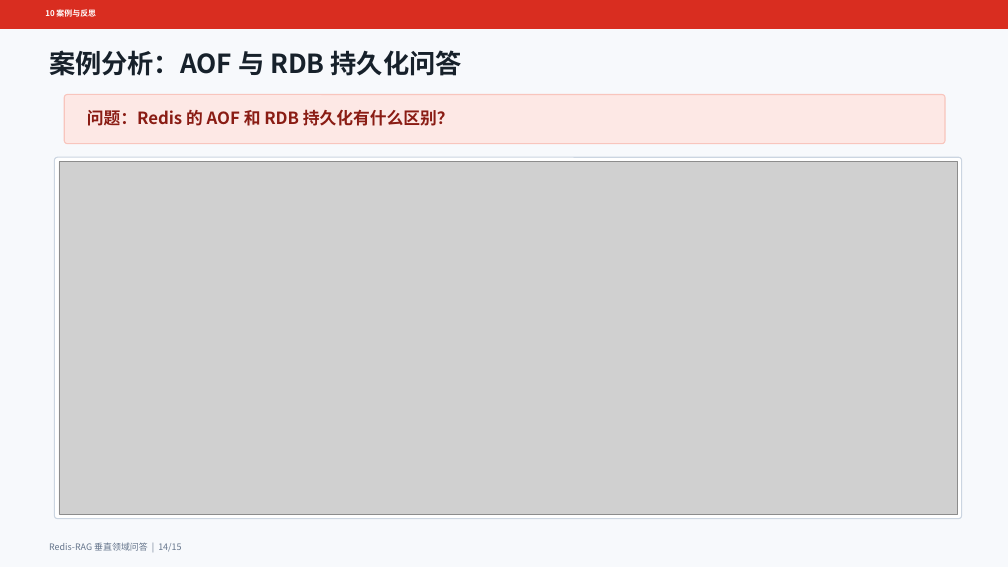
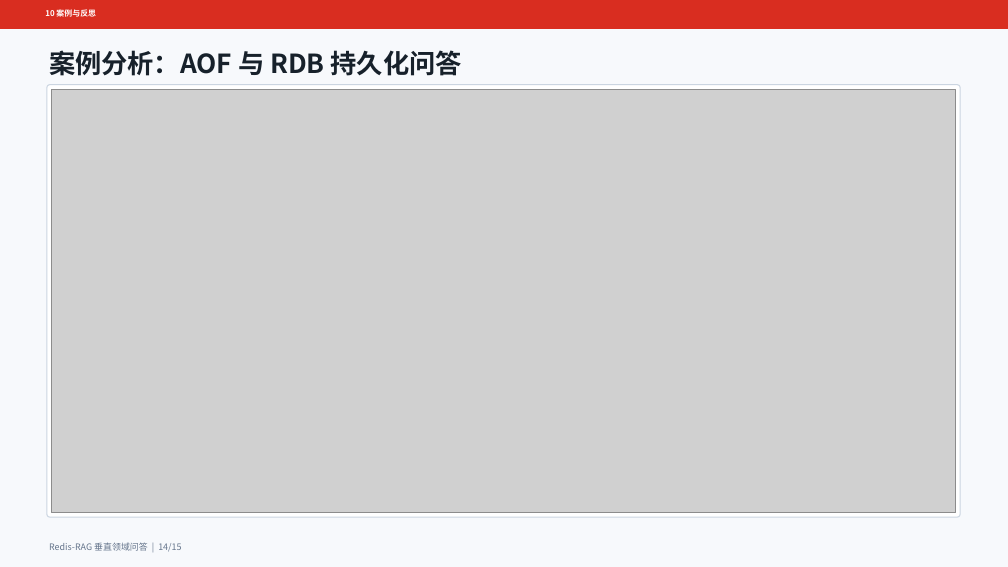
Before and after one commit to Sun-bi/nlp, a slide deck: slide 14 of slides/redis_rag_presentation.pptx. Drawn at 1008x567 pixels with LibreOffice and Linux fonts; fonts in the diff are those of the drawing; grey boxes stand for pictures. Boxes give left, top, right and bottom in pixels: in the first picture for what was removed or moved away, otherwise in the second. Text is boxed around its words. In the diff, an @@ line names an element or a change of style, - is before the commit and + after.

```diff
--- a/slides/redis_rag_presentation.pptx
+++ b/slides/redis_rag_presentation.pptx
@@ rounded rectangle resized from (x1=54, y1=157, x2=962, y2=519) to (x1=47, y1=85, x2=960, y2=517) @@
@@ rounded rectangle at (x1=47, y1=85, x2=960, y2=517): proportions changed @@
@@ picture resized from (x1=59, y1=162, x2=957, y2=514) to (x1=51, y1=89, x2=956, y2=513) @@
@@ rounded rectangle removed at (x1=64, y1=95, x2=945, y2=144) @@
@@ text removed at (x1=87, y1=109, x2=454, y2=126) @@
-问题：Redis 的 AOF 和 RDB 持久化有什么区别？
```
Also in this commit, not shown: 5 other slides changed, 25 other files.
